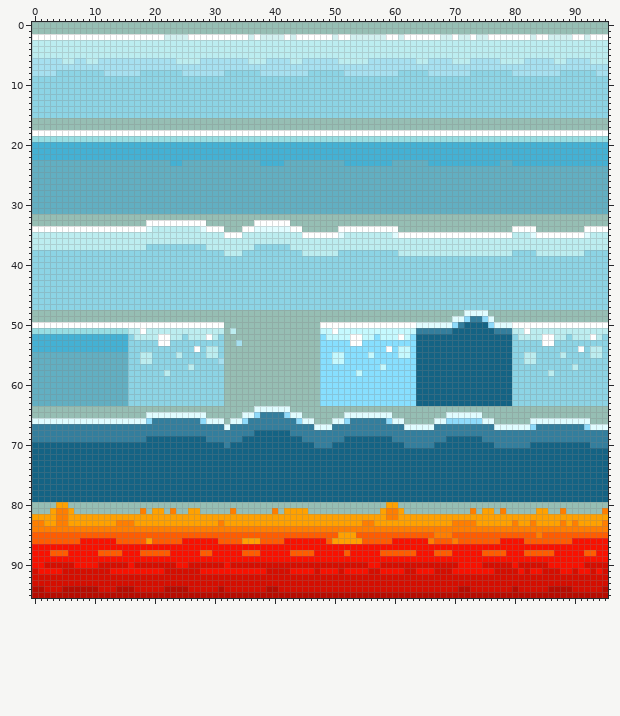
A pixel-art file gets an edit: Leore/Content/waterSurface.aseprite. That is the earlier state.
96x96 pixels, 1 frame.
After:
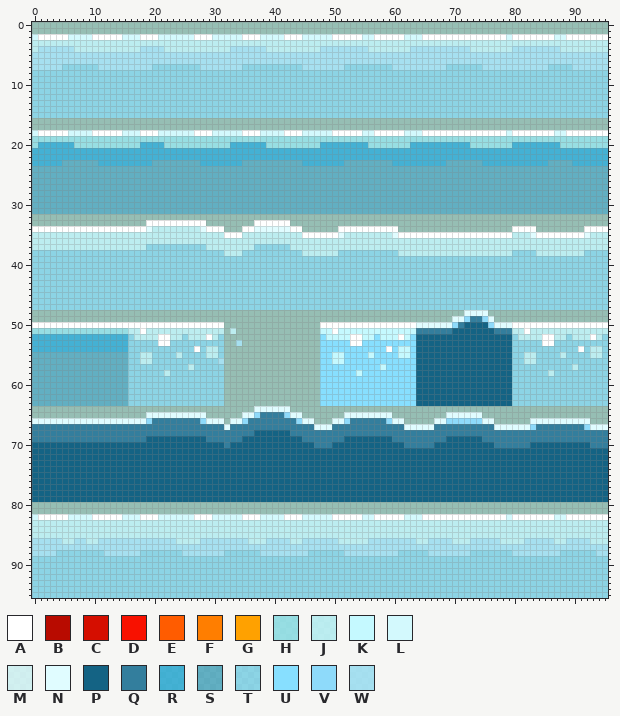
Palette (. is transparent): A #ffffff  B #b80b00  C #d50e00  D #f81100  E #ff5c00  F #ff7e00  G #ffa100  H #97e6efcc  J #c5f9ffcc  K #c5f9ff  L #d3f9fd  M #e0fcffcc  N #e0fcff  P #146384  Q #337e9d  R #2eaedcc9  S #47a7caa7  T #87dfffa7  U #87dfff  V #8edafa  W #aae9ffcc
What changed:
Changed rows in their new state; - is an unchanged pixel.
first column x 0:
 2 L-----LLLL-----LLL---LLLLLL---LLLLL-A-LLLL-A-LLLLLA--AALLAA--ALLL---AA-AA-AA---L---A--ALLA--A---
 4 -WWWWWW-----------WWWW-----------WWWWWW---------WWWWWWWW-------WWWWWWWWWW-------WWWWWWWW--------
 5 WWWWWWWWWWWWWWWWWWWWWWWWWWWWWWWWWWWWWWWWWWWWWWWWWWWWWWWWWWWWWWWWWWWWWWWWWWWWWWWWWWWWWWWWWWWWWWWW
 6 -----WW--WW-------------WWWW--------WWW----WW------WWWWW--------WW----WWW-----WWWW-----WW----WWW
 7 -----TTTTTT---------TTTTTTTT-------TTTTTTTTTT-------TTTTTTTT---------TTTTTT-----------TTTT------
 8 TTTT--------TTTTTT-------TTTTTTT------TTTTTTTT------TTTTTTTTT-----TTTTTTT-------TTTTTTTT------TT
first column x 0:
18 L-----LLLL-----LLL---LLLLLL---LLLLL---LLLL---LLLLL-----LL-----LLL--------------L-------LL-------
20 H------HHHHHHHHHHH----HHHHHHHHHHH------HHHHHHHHH--------HHHHHHH----------HHHHHHH--------HHHHHHHH
23 RRRRR------RRRRRRRRR---SS---RRRRRRR---SSSS---RRRRRRRSSSSSSSSRRRRRR---SSSSSS---RR------SSSS------
first column x 0:
80 ----..-----------------------------------------------------..-----------------------------------
81 ---....-----------.-..-.--..-----.------.-....------------....-----------.-..-.-----..--.------.
82 LAAAAALLLLAAAAALLLAAALLLLLLAAALLLLLAAALLLLAAALLLLLAAAAALLAAAAALLLAAAAAAAAAAAAAALAAAAAAALLAAAAAAA
83 JJJJJJJJJJJJJJJJJJJJJJJJJJJJJJJJJJJJJJJJJJJJJJJJJJJJJJJJJJJJJJJJJJJJJJJJJJJJJJJJJJJJJJJJJJJJJJJJ
84 JJJJJJJJJJJJJJJJJJJJJJJJJJJJJJJJJJJJJJJJJJJJJJJJJJJJJJJJJJJJJJJJJJJJJJJJJJJJJJJJJJJJJJJJJJJJJJJJ
85 JJJJJJJJJJJJJJJJJJJJJJJJJJJJJJJJJJJJJJJJJJJJJJJJJJJJJJJJJJJJJJJJJJJJJJJJJJJJJJJJJJJJJJJJJJJJJJJJ
86 WWWWWJJWWJJWWWWWWWWWWWWWJJJJWWWWWWWWJJJWWWWJJWWWWWWJJJJJWWWWWWWWJJWWWWJJJWWWWWJJJJWWWWWJJWWWWJJJ
87 WWWWWWWWWWWWWWWWWWWWWWWWWWWWWWWWWWWWWWWWWWWWWWWWWWWWWWWWWWWWWWWWWWWWWWWWWWWWWWWWWWWWWWWWWWWWWWWW
88 WWWWTTTTTTTTWWWWWWTTTTTTTWWWWWWWTTTTTTWWWWWWWWTTTTTTWWWWWWWWWTTTTTWWWWWWWTTTTTTTWWWWWWWWTTTTTTWW
89 TTTTTTTTTTTTTTTTTTTTTTTTTTTTTTTTTTTTTTTTTTTTTTTTTTTTTTTTTTTTTTTTTTTTTTTTTTTTTTTTTTTTTTTTTTTTTTTT
90 TTTTTTTTTTTTTTTTTTTTTTTTTTTTTTTTTTTTTTTTTTTTTTTTTTTTTTTTTTTTTTTTTTTTTTTTTTTTTTTTTTTTTTTTTTTTTTTT
91 TTTTTTTTTTTTTTTTTTTTTTTTTTTTTTTTTTTTTTTTTTTTTTTTTTTTTTTTTTTTTTTTTTTTTTTTTTTTTTTTTTTTTTTTTTTTTTTT
92 TTTTTTTTTTTTTTTTTTTTTTTTTTTTTTTTTTTTTTTTTTTTTTTTTTTTTTTTTTTTTTTTTTTTTTTTTTTTTTTTTTTTTTTTTTTTTTTT
93 TTTTTTTTTTTTTTTTTTTTTTTTTTTTTTTTTTTTTTTTTTTTTTTTTTTTTTTTTTTTTTTTTTTTTTTTTTTTTTTTTTTTTTTTTTTTTTTT
94 TTTTTTTTTTTTTTTTTTTTTTTTTTTTTTTTTTTTTTTTTTTTTTTTTTTTTTTTTTTTTTTTTTTTTTTTTTTTTTTTTTTTTTTTTTTTTTTT
95 TTTTTTTTTTTTTTTTTTTTTTTTTTTTTTTTTTTTTTTTTTTTTTTTTTTTTTTTTTTTTTTTTTTTTTTTTTTTTTTTTTTTTTTTTTTTTTTT
